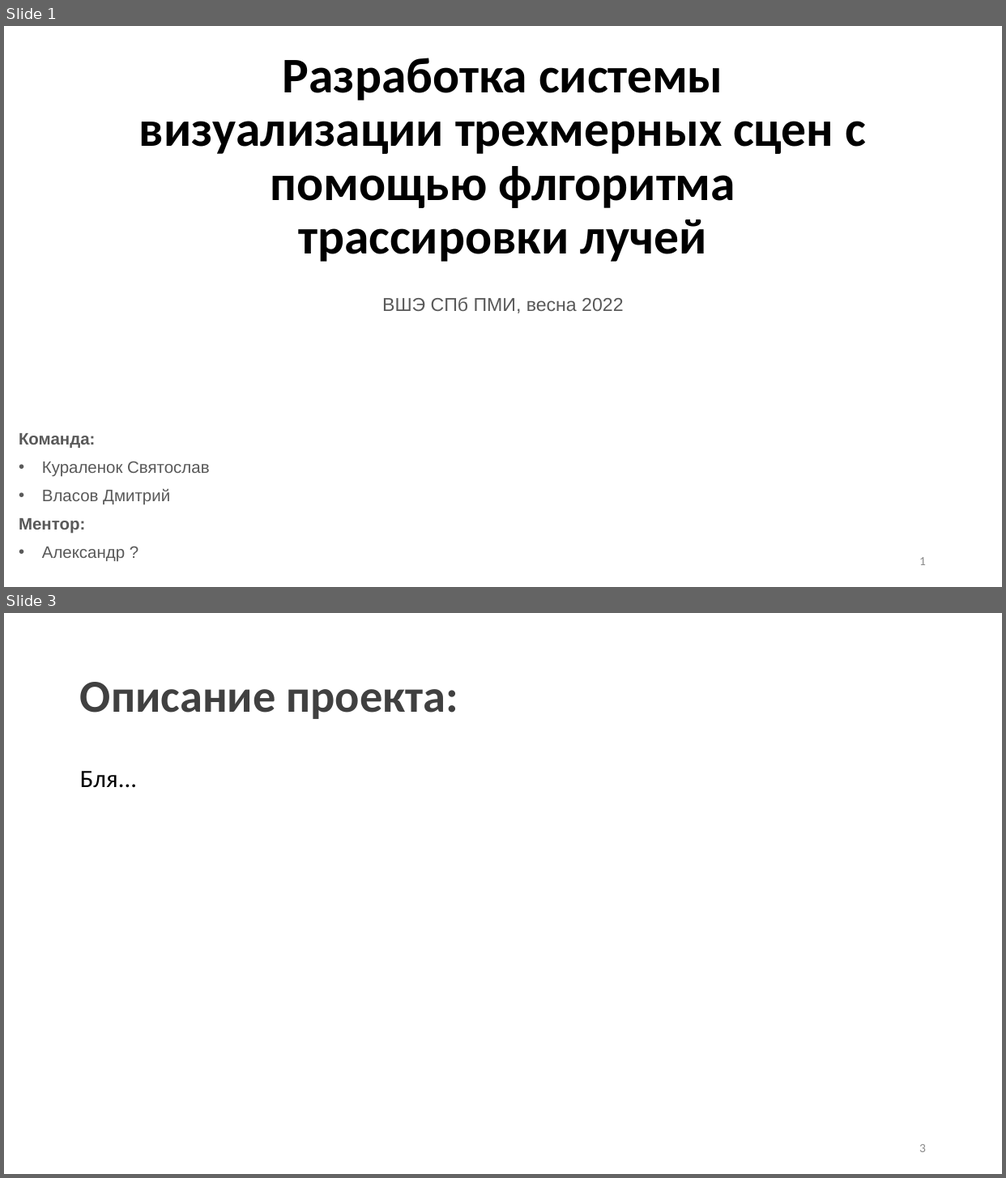
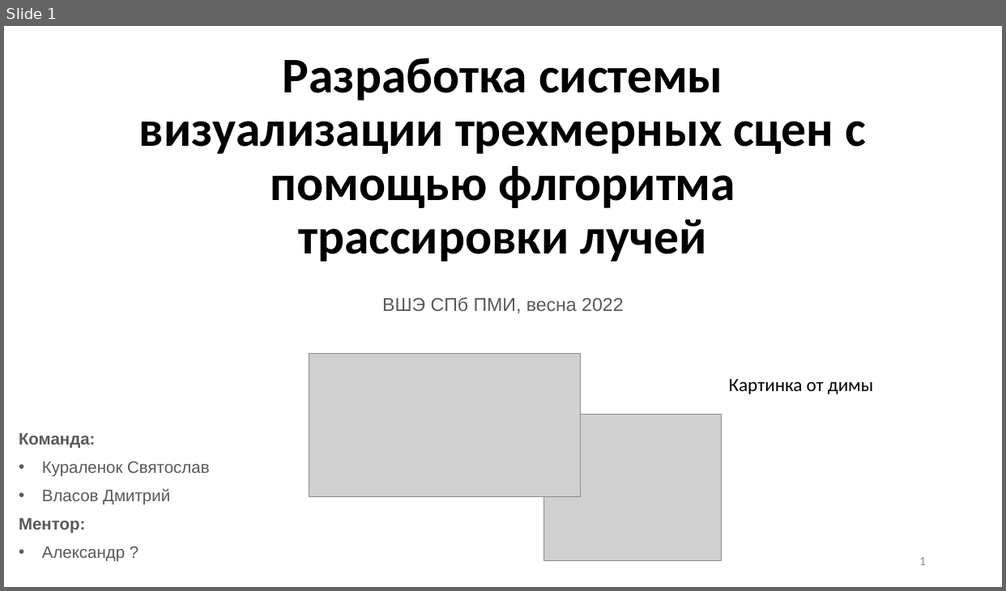
Before and after one commit to DmitriyVlasovDV1/CppRMRT, a slide deck: doc/presentation.pptx. Shown one above the other, each under a label of ours: slides 1 and 3 before the commit, slide 1 after it; the slides between them are not shown. The pictures are 1006x1178 and 1006x591 pixels, drawn with LibreOffice and Linux fonts; fonts in the diff are those of the drawing; grey boxes stand for pictures. Boxes give left, top, right and bottom in pixels: in the first picture for what was removed or moved away, otherwise in the second. Text is boxed around its words. In the diff, an @@ line names an element or a change of style, - is before the commit and + after.

```diff
--- a/doc/presentation.pptx
+++ b/doc/presentation.pptx
@@ slide 3 removed at box(4, 613, 1002, 1174), background #FFFFFF @@
@@ title removed at box(80, 682, 458, 719) @@
-Описание проекта:
@@ text removed at box(80, 771, 137, 788) @@
-Бля...
@@ page number removed at box(919, 1144, 926, 1152) @@
-3
@@ slide 1 changed as well @@
@@ picture added at box(309, 354, 581, 497) @@
@@ text added at box(729, 379, 873, 395), 18 pt, text #000000 @@
+Картинка от димы
@@ picture added at box(543, 415, 721, 561) @@
```
Also in this commit, not shown: 4 other slides changed, 4 slides added, 1 other slide removed, 12 other files.
